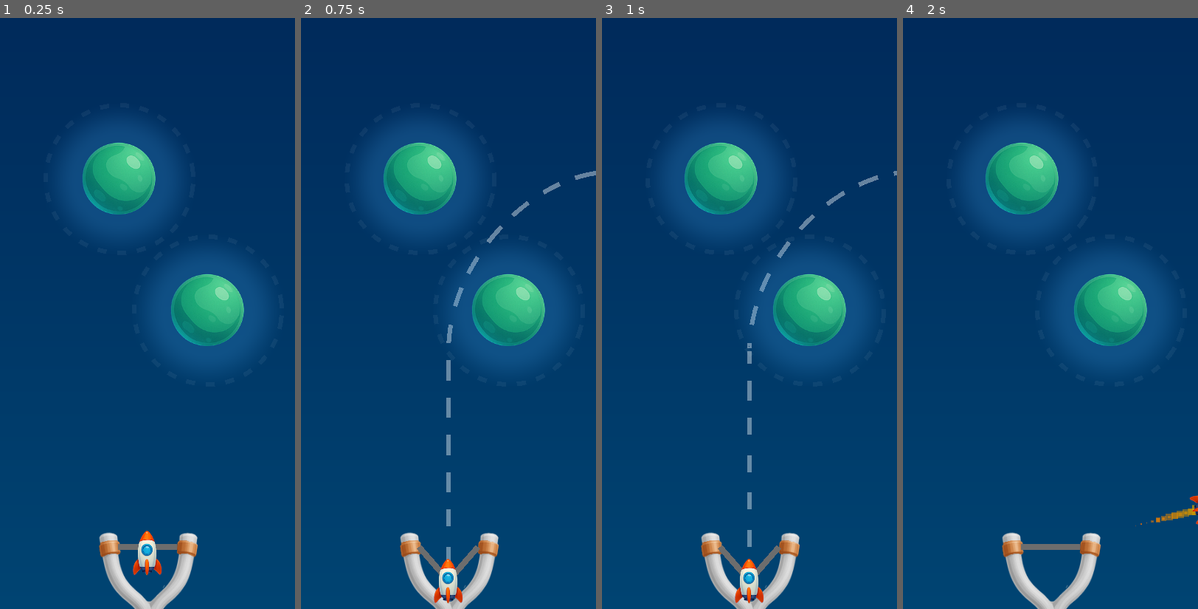
Above: before the commit, frames 1-4 (left to right).
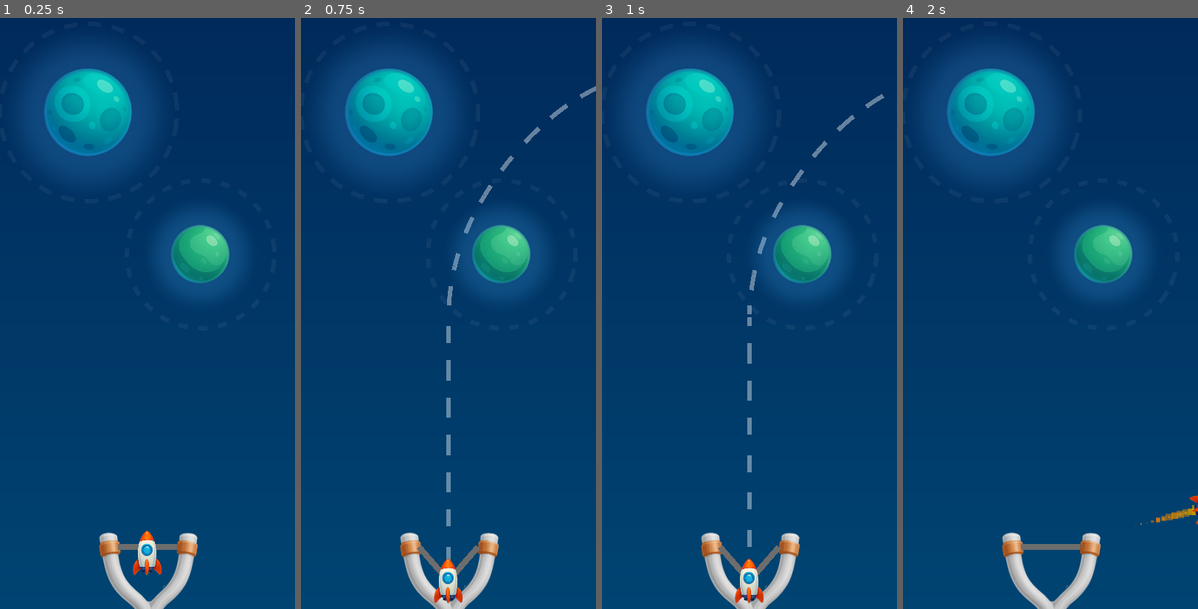
Above: after the commit, the same moments.

Repository: nbarkoch/spacecraft-launcher
Game: Godot game, scene res://scenes/game.tscn
The game is run twice, just before and just after one commit, with the same random seed, the same clock (stepped at 60 frames per second) and the same inputs.
Inputs (mouse positions are in pixels of both pictures, inside the frame that each line leads up to):
- Up to frame 1 (0.25 s): no input
- Up to frame 2 (0.75 s): tap Enter at 0.5 s; move the mouse to (448, 579) at 0.52 s; press the mouse at (448, 579) at 0.53 s
- Up to frame 3 (1 s): no input
- Up to frame 4 (2 s): move the mouse to (991, 343) at 1.27 s; release the mouse at (991, 343) at 1.28 s; click (991, 343) at 1.35 s

The runs differ from the first frame. In frame 1, 15% of the frame differs, in the area x 9-89%, y 5-59%; in frame 2, 16%, in the area x 9-100%, y 5-59%; in frame 3, 16%; in frame 4, 15%.

Commit message:
fix planets

Diff:
--- a/scenes/game.tscn
+++ b/scenes/game.tscn
@@ -1,9 +1,10 @@
-[gd_scene load_steps=5 format=3 uid="uid://dw3q2rdxoga8g"]
+[gd_scene load_steps=6 format=3 uid="uid://dw3q2rdxoga8g"]
 
 [ext_resource type="PackedScene" uid="uid://ogg3oaxoy66n" path="res://scenes/slingshot.tscn" id="1_c5tod"]
 [ext_resource type="PackedScene" uid="uid://bp4wny2hgl85v" path="res://scenes/border_game.tscn" id="1_rwg3j"]
 [ext_resource type="PackedScene" uid="uid://jx76bqm121v4" path="res://scenes/spacecraft.tscn" id="2_l0j4p"]
-[ext_resource type="PackedScene" uid="uid://p8a8uk5vtjdd" path="res://scenes/planet.tscn" id="3_kc5c4"]
+[ext_resource type="PackedScene" uid="uid://dyct1qho3vncc" path="res://scenes/planets/planet_c.tscn" id="5_q18na"]
+[ext_resource type="PackedScene" uid="uid://et54j7lrftig" path="res://scenes/planets/planet_g.tscn" id="5_qgthy"]
 
 [node name="Game" type="Node2D"]
 
@@ -18,8 +19,8 @@
 [node name="Spacecraft" parent="." instance=ExtResource("2_l0j4p")]
 position = Vector2(0, 162)
 
-[node name="Planet" parent="." instance=ExtResource("3_kc5c4")]
-position = Vector2(-19, -91)
+[node name="GreenPlanet" parent="." instance=ExtResource("5_qgthy")]
+position = Vector2(36, -40)
 
-[node name="Planet2" parent="." instance=ExtResource("3_kc5c4")]
-position = Vector2(41, -2)
+[node name="CyanPlanet" parent="." instance=ExtResource("5_q18na")]
+position = Vector2(-40, -136)
--- a/scenes/planet.tscn
+++ b/scenes/planet.tscn
@@ -9,11 +9,11 @@
 
 [sub_resource type="ShaderMaterial" id="ShaderMaterial_sdf1j"]
 shader = ExtResource("1_qf7tu")
-shader_parameter/glow_intensity = 1.0
-shader_parameter/glow_radius = 0.2
+shader_parameter/glow_intensity = 0.193
+shader_parameter/glow_radius = 0.231
 shader_parameter/glow_color = Vector4(0.3, 0.7, 1, 1)
-shader_parameter/glow_softness = 0.5
-shader_parameter/planet_size = 0.3
+shader_parameter/glow_softness = 0.381
+shader_parameter/planet_size = 0.265
 
 [sub_resource type="CircleShape2D" id="CircleShape2D_i6pyu"]
 radius = 55.0
@@ -46,4 +46,5 @@
 shape = SubResource("CircleShape2D_g0lai")
 
 [connection signal="body_entered" from="GravityZone" to="." method="_on_gravity_zone_body_entered"]
+[connection signal="body_exited" from="GravityZone" to="." method="_on_gravity_zone_body_exited"]
 [connection signal="body_entered" from="PlanetArea" to="." method="_on_planet_area_body_entered"]
--- /dev/null
+++ b/scenes/planets/planet_c.tscn
@@ -0,0 +1,17 @@
+[gd_scene load_steps=3 format=3 uid="uid://dyct1qho3vncc"]
+
+[ext_resource type="PackedScene" uid="uid://p8a8uk5vtjdd" path="res://scenes/planet.tscn" id="1_x1jtw"]
+[ext_resource type="Texture2D" uid="uid://dtmvh5pe62uiu" path="res://sprites/planet_c.png" id="2_e50es"]
+
+[node name="CyanPlanet" type="Node2D"]
+
+[node name="Planet" parent="." instance=ExtResource("1_x1jtw")]
+sprite_texture = ExtResource("2_e50es")
+gravity_strength = 5.0
+gravity_radius = 60.0
+planet_radius = 30.0
+glow_color = Color(0.235294, 0.380392, 0.698039, 0)
+curve_strength_multiplier = 1.3
+curve_duration_multiplier = 1.3
+rotation_intensity = 1.7
+zone_color = Color(1, 1, 1, 0.501961)
--- /dev/null
+++ b/scenes/planets/planet_g.tscn
@@ -0,0 +1,14 @@
+[gd_scene load_steps=3 format=3 uid="uid://et54j7lrftig"]
+
+[ext_resource type="PackedScene" uid="uid://p8a8uk5vtjdd" path="res://scenes/planet.tscn" id="1_s3yc5"]
+[ext_resource type="Texture2D" uid="uid://clmgi8lv7syhj" path="res://sprites/planet_g.png" id="3_nwi0i"]
+
+[node name="GreenPlanet" type="Node2D"]
+
+[node name="Planet" parent="." instance=ExtResource("1_s3yc5")]
+sprite_texture = ExtResource("3_nwi0i")
+gravity_strength = 50.0
+gravity_radius = 50.0
+planet_radius = 20.0
+glow_color = Color(0.235294, 0.380392, 0.698039, 0)
+zone_color = Color(1, 1, 1, 0.501961)
--- a/scripts/orbit_config.gd
+++ b/scripts/orbit_config.gd
@@ -1,12 +1,15 @@
+# scripts/orbit_config.gd (Updated)
 class_name GravityAssist
 extends Resource
 
 var planet: Planet
 var entry_velocity: Vector2
 var current_velocity: Vector2
-var curve_strength: float  # How much to curve each frame
-var curve_duration: float  # How long the curve lasts
+var curve_strength: float
+var curve_duration: float
 var curve_timer: float = 0.0
+var speed_boost: float
+var rotation_factor: float
 
 func _init(p_planet: Planet, spacecraft_velocity: Vector2):
 	planet = p_planet
@@ -15,21 +18,28 @@
 
 	var speed = spacecraft_velocity.length()
 
-	# Determine curve characteristics based on speed
+	# Base curve characteristics based on speed
+	var base_curve_strength: float
+	var base_curve_duration: float
+
 	if speed > 600:
 		# Fast = wide gentle curve
-		curve_strength = 1.0
-		curve_duration = 0.5
+		base_curve_strength = 1.0
+		base_curve_duration = 0.5
 	elif speed > 500:
 		# Medium = moderate curve
-		curve_strength = 2.0
-		curve_duration = 1.0
+		base_curve_strength = 2.0
+		base_curve_duration = 1.0
 	else:
 		# Slow = tight curve
-		curve_strength = 4.0
-		curve_duration = 2.0
+		base_curve_strength = 4.0
+		base_curve_duration = 2.0
 
-	#print("Gravity assist - Speed: ", speed, " Curve strength: ", curve_strength, " Duration: ", curve_duration)
+	# Apply planet-specific multipliers
+	curve_strength = base_curve_strength * planet.curve_strength_multiplier
+	curve_duration = base_curve_duration * planet.curve_duration_multiplier
+	speed_boost = planet.speed_boost_multiplier
+	rotation_factor = planet.rotation_intensity
 
 func update_curve(delta: float, spacecraft_pos: Vector2) -> Vector2:
 	"""Update the curved motion, returns new velocity"""
@@ -42,11 +52,9 @@
 	var curve_progress = curve_timer / curve_duration
 	var remaining_strength = 1.0 - curve_progress
 
-	# Apply curve force to current velocity
-	var curve_force = to_planet * curve_strength * remaining_strength * delta * 60.0
+	# Apply curve force to current velocity with rotation intensity
+	var curve_force = to_planet * curve_strength * remaining_strength * rotation_factor * delta * 60.0
 	current_velocity += curve_force
-
-	#print("Curve progress: ", curve_progress, " Force: ", curve_force.length())
 
 	return current_velocity
 
@@ -56,5 +64,5 @@
 
 func get_exit_velocity() -> Vector2:
 	"""Get final velocity when leaving gravity assist"""
-	# Apply small speed boost (gravity assist effect)
-	return current_velocity * 1.1
+	# Apply planet-specific speed boost
+	return current_velocity * speed_boost
--- a/scripts/planet.gd
+++ b/scripts/planet.gd
@@ -1,80 +1,119 @@
+# scripts/planet.gd (With orbit behavior controls)
 extends StaticBody2D
 class_name Planet
 
-# Config
-@export var gravity_strength: float = 300.0
-@export var gravity_radius: float = 50.0
-@export var planet_radius: float = 25.0
+# Required parameters
+@export var sprite_texture: Texture2D
+@export var gravity_strength: float = 0.0
+@export var gravity_radius: float = 0.0
+@export var planet_radius: float = 0.0
+@export var glow_color: Color = Color.TRANSPARENT
+@export var glow_intensity: float = 0.0
+@export var glow_radius: float = 0.0
+
+# Orbit behavior configuration
+@export var curve_strength_multiplier: float = 1.0  # How much to curve (higher = tighter curves)
+@export var curve_duration_multiplier: float = 1.0  # How long the curve lasts (higher = longer effect)
+@export var speed_boost_multiplier: float = 1.1     # Speed boost when exiting (1.0 = no boost, 2.0 = double speed)
+@export var rotation_intensity: float = 1.0         # How much the planet makes ships rotate
 
 # Visualization
 @export var show_gravity_zone: bool = true
-@export var zone_color: Color = Color(0.5, 0.8, 1.0, 0.6)
+@export var zone_color: Color = Color.TRANSPARENT
 @export var zone_rotation_speed: float = 15.0
 
 var gravity_visualizer: GravityZoneVisualizer
 
 func _ready():
-	# Add to planets group for trajectory prediction
 	add_to_group("Planets")
+
+	# IMPORTANT: Create unique resources for this instance
+	create_unique_resources()
+
+	if sprite_texture and $Sprite:
+		$Sprite.texture = sprite_texture
 
 	setup_collision_shapes()
 	if show_gravity_zone:
 		setup_gravity_visualization()
-	var material = $Sprite.material as ShaderMaterial
-	if material:
-		# Change glow radius dynamically
-		pass
-		material.set_shader_parameter("glow_radius", 0.25)
-		material.set_shader_parameter("glow_intensity", 0.2)
-		material.set_shader_parameter("planet_size", 0.28)
+	setup_shader_material()
+
+func create_unique_resources():
+	"""Create unique resources for this planet instance to prevent sharing"""
+
+	# Make unique collision shapes
+	if $GravityZone/GravityZoneCollision.shape:
+		$GravityZone/GravityZoneCollision.shape = $GravityZone/GravityZoneCollision.shape.duplicate()
+
+	if $PlanetArea/Collision.shape:
+		$PlanetArea/Collision.shape = $PlanetArea/Collision.shape.duplicate()
+
+	if $CollisionShape.shape:
+		$CollisionShape.shape = $CollisionShape.shape.duplicate()
+
+	# Make unique shader material
+	if $Sprite.material:
+		$Sprite.material = $Sprite.material.duplicate()
 
 func setup_collision_shapes():
-	"""Set up the collision shapes based on configured radii"""
-	$GravityZone/GravityZoneCollision.shape.radius = gravity_radius
-	$PlanetArea/Collision.shape.radius = planet_radius
-	$CollisionShape.shape.radius = planet_radius
+	if gravity_radius > 0:
+		$GravityZone/GravityZoneCollision.shape.radius = gravity_radius
+	if planet_radius > 0:
+		$PlanetArea/Collision.shape.radius = planet_radius
+		$CollisionShape.shape.radius = planet_radius
 
 func setup_gravity_visualization():
-	"""Create and configure the gravity zone visualization"""
+	if gravity_radius <= 0 or zone_color.a == 0:
+		return
+
 	gravity_visualizer = GravityZoneVisualizer.new()
 	add_child(gravity_visualizer)
 
-	# Configure the visualizer
 	gravity_visualizer.line_color = zone_color
 	gravity_visualizer.rotation_speed = zone_rotation_speed
 	gravity_visualizer.set_radius(gravity_radius)
 
-	# Position it behind the planet sprite
 	move_child(gravity_visualizer, 0)
 
+func setup_shader_material():
+	var material = $Sprite.material as ShaderMaterial
+	if material and glow_color.a > 0 and glow_intensity > 0:
+		material.set_shader_parameter("glow_color", glow_color)
+		material.set_shader_parameter("glow_intensity", glow_intensity)
+		material.set_shader_parameter("glow_radius", glow_radius)
+		material.set_shader_parameter("planet_size", 0.28)
+
+	# Scale sprite according to planet radius
+	if planet_radius > 0 and $Sprite:
+		var scale_factor = (planet_radius * 2.0) / 145.0
+		$Sprite.scale = Vector2(scale_factor, scale_factor)
+
 func _on_gravity_zone_body_entered(body):
+	if gravity_strength <= 0:
+		return
+
 	if body is Spacecraft and not body.gravity_assist:
-		print("Spacecraft entered gravity assist zone")
-
 		var spacecraft_velocity = body.linear_velocity
-		print("Entry velocity: ", spacecraft_velocity, " Speed: ", spacecraft_velocity.length())
-
-		# Create simple gravity assist
+		# Create gravity assist with this planet's specific configuration
 		var assist = GravityAssist.new(self, spacecraft_velocity)
-
-		# Start gravity assist
 		body.enter_gravity_assist(assist)
 
 func _on_planet_area_body_entered(body):
 	if body is Spacecraft:
-		print("Spacecraft crashed into planet!")
 		body.exit_gravity_assist()
 		await get_tree().create_timer(1.5).timeout
 		body.destroy()
 
 func toggle_visualization(visible: bool):
-	"""Show/hide the gravity zone visualization"""
 	show_gravity_zone = visible
 	if gravity_visualizer:
 		gravity_visualizer.visible = visible
 
 func set_visualization_color(color: Color):
-	"""Change the color of the gravity zone visualization"""
 	zone_color = color
 	if gravity_visualizer:
 		gravity_visualizer.set_color(color)
+
+func _on_gravity_zone_body_exited(body):
+	if body is Spacecraft and body.gravity_assist:
+		body.exit_gravity_assist()
--- a/scripts/trajectory_predictor.gd
+++ b/scripts/trajectory_predictor.gd
@@ -8,7 +8,10 @@
 @export var normal_color: Color = Color(1.0, 1.0, 1.0, 0.4)
 @export var gravity_color: Color = Color(0.3, 0.7, 1.0, 0.4)
 @export var collision_color: Color = Color(1.0, 0.2, 0.2, 0.9)
-@export var animation_speed_multiplier: float = 0.35  # Multiplier for fine-tuning
+@export var animation_speed_multiplier: float = 0.35
+
+# Spacecraft collision offset (simple approach)
+@export var spacecraft_collision_radius: float = 6.0  # Match spacecraft's collision radius
 
 # Internal variables
 var trajectory_line: Line2D
@@ -16,7 +19,7 @@
 var animation_offset: float = 0.0
 var cached_points: Array = []
 var cached_states: Array = []
-var current_velocity: Vector2 = Vector2.ZERO  # Store the current velocity
+var current_velocity: Vector2 = Vector2.ZERO
 var velocity_based_speed: float = 0.0
 
 func _ready():
@@ -25,16 +28,17 @@
 func _process(delta):
 	"""Animate the trajectory dashes at velocity-matched speed"""
 	if is_predicting and cached_points.size() > 0:
-		# Use velocity-based animation speed
 		animation_offset += velocity_based_speed * delta
 
-		# Reset offset to prevent overflow
-		var dash_cycle = 25.0  # dash_length + gap_length
+		var dash_cycle = 25.0
 		if animation_offset > dash_cycle:
 			animation_offset -= dash_cycle
 
-		# Redraw with new offset every frame
-		create_animated_trajectory(cached_points, cached_states)
+		# Need to pass cached velocity segments too
+		var dummy_velocities = []
+		for i in range(cached_points.size()):
+			dummy_velocities.append(current_velocity.length())
+		create_velocity_matched_trajectory(cached_points, cached_states, dummy_velocities)
 
 func create_trajectory_line():
 	"""Create a single Line2D for the trajectory"""
@@ -46,14 +50,9 @@
 
 func predict_trajectory(start_position: Vector2, initial_velocity: Vector2):
 	"""Predict trajectory using EXACT same physics as spacecraft"""
-	# Store the initial velocity for animation speed calculation
 	current_velocity = initial_velocity
-
-	# Calculate animation speed based on velocity magnitude
-	# Scale it down since the trajectory is in local coordinates and might be smaller
 	velocity_based_speed = current_velocity.length() * animation_speed_multiplier
 
-	# Don't clear animation_offset here - only clear the line points
 	if trajectory_line:
 		trajectory_line.clear_points()
 
@@ -68,53 +67,54 @@
 
 	var trajectory_points = []
 	var point_states = []
-	var velocity_segments = []  # Store velocity for each segment
+	var velocity_segments = []
 
 	# Get planets
 	var planets = find_all_planets()
 
 	# Simulate using exact game physics
 	for step in range(total_steps):
-		# Add current position and velocity
 		trajectory_points.append(to_local(sim_position))
 		velocity_segments.append(sim_velocity.length())
 
-		# Check planet collisions
+		# Check planet collisions - account for spacecraft collision radius
 		var collision_detected = false
-
 		for planet in planets:
 			if not planet or not is_instance_valid(planet):
 				continue
 
 			var distance_to_planet = sim_position.distance_to(planet.global_position)
-
-			if distance_to_planet <= planet.planet_radius:
+			# Collision when spacecraft edge touches planet edge
+			if distance_to_planet <= (planet.planet_radius + spacecraft_collision_radius):
 				collision_detected = true
-				point_states.append(2)  # Mark as collision/destruction
+				point_states.append(2)  # Collision
 				break
 
 		if collision_detected:
 			break
 
-		# Check gravity assist entry (exact same logic as spacecraft)
+		# Check gravity assist entry (FIXED: account for spacecraft collision radius)
 		if not sim_gravity_assist:
 			for planet in planets:
 				if not planet or not is_instance_valid(planet):
 					continue
 
 				var distance_to_planet = sim_position.distance_to(planet.global_position)
-				if distance_to_planet <= planet.gravity_radius:
+				# FIXED: Expand gravity zone by spacecraft collision radius
+				# This way gravity assist triggers when spacecraft EDGE touches the zone
+				var effective_gravity_radius = planet.gravity_radius + spacecraft_collision_radius
+				if distance_to_planet <= effective_gravity_radius:
 					# Enter gravity assist - use your exact GravityAssist class
 					sim_gravity_assist = GravityAssist.new(planet, sim_velocity)
 					break
 
-		# Track state
+		# Track state for visualization
 		if sim_gravity_assist:
 			point_states.append(1)  # Gravity
 		else:
 			point_states.append(0)  # Normal
 
-		# Apply gravity assist physics (exact same as spacecraft)
+		# Apply gravity assist physics (KEEP ORIGINAL WORKING LOGIC)
 		if sim_gravity_assist:
 			sim_velocity = sim_gravity_assist.update_curve(time_step, sim_position)
 
